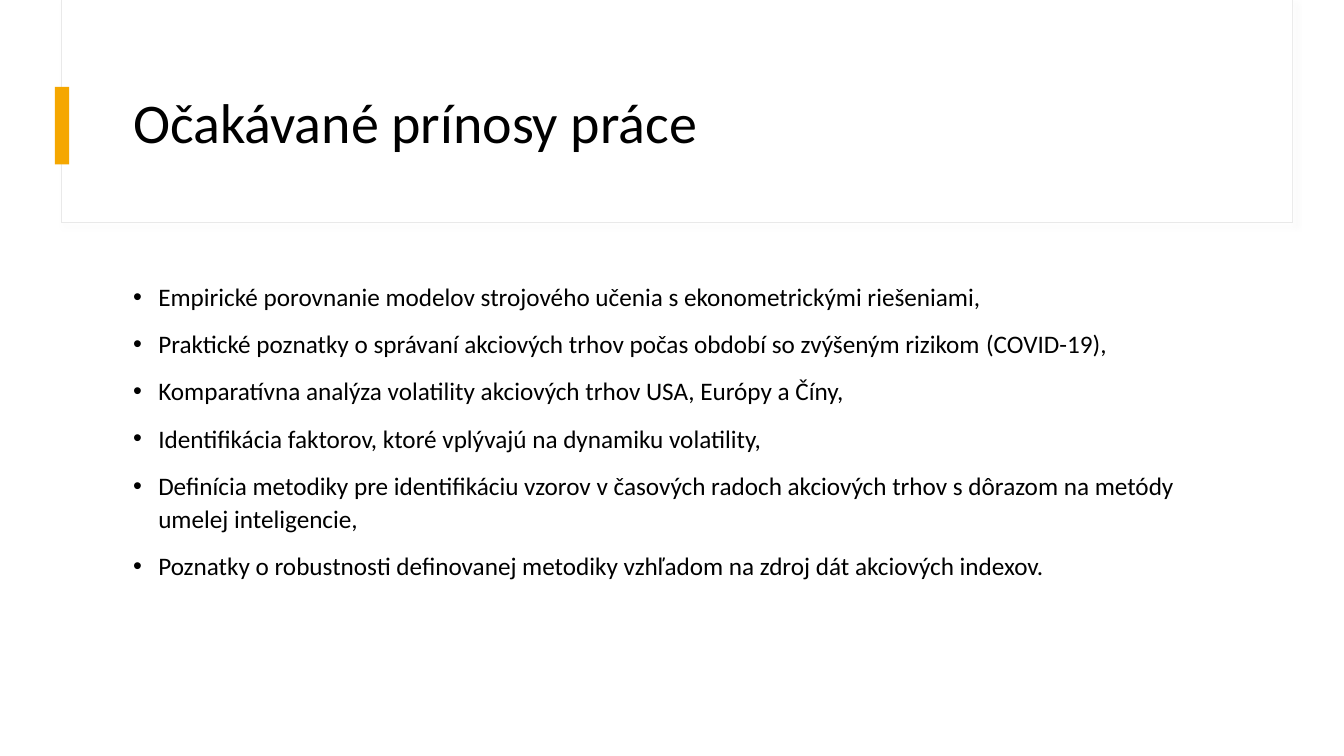
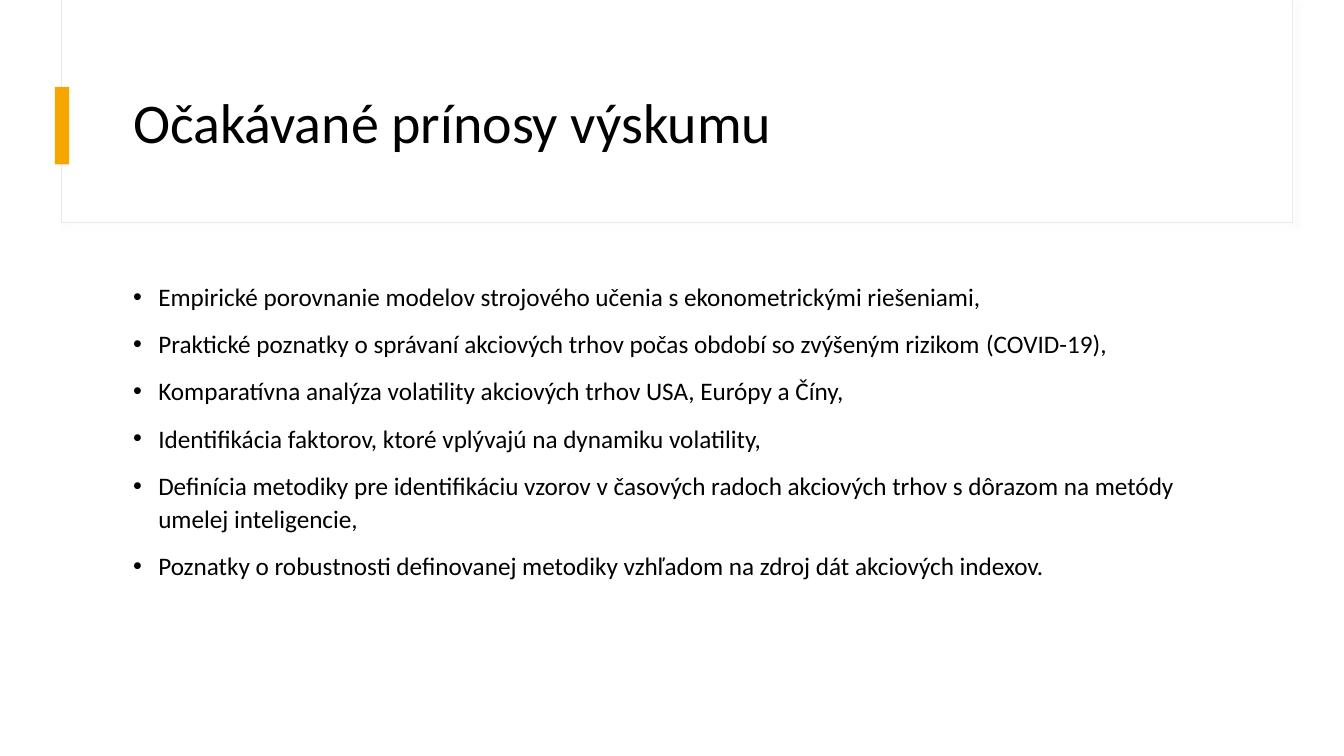
Before and after one commit to MatejLuzak/Identification-of-Patterns-of-Stock-Market-Volatility-in-the-USA-China-and-Europe-Using-AI-Methods, a slide deck: slide 4 of Identifikácia vzorov v časových radoch pre komparáciu volatility.pptx. Drawn at 1344x756 pixels with LibreOffice and Linux fonts; fonts in the diff are those of the drawing. Boxes give left, top, right and bottom in pixels: in the first picture for what was removed or moved away, otherwise in the second. Text is boxed around its words. In the diff, an @@ line names an element or a change of style, - is before the commit and + after.

```diff
--- a/Identifikácia vzorov v časových radoch pre komparáciu volatility.pptx
+++ b/Identifikácia vzorov v časových radoch pre komparáciu volatility.pptx
@@ title at [133, 104, 771, 152]: text changed @@
-Očakávané prínosy práce
+Očakávané prínosy výskumu
```
Also in this commit, not shown: 3 other slides changed, 1 other file.
